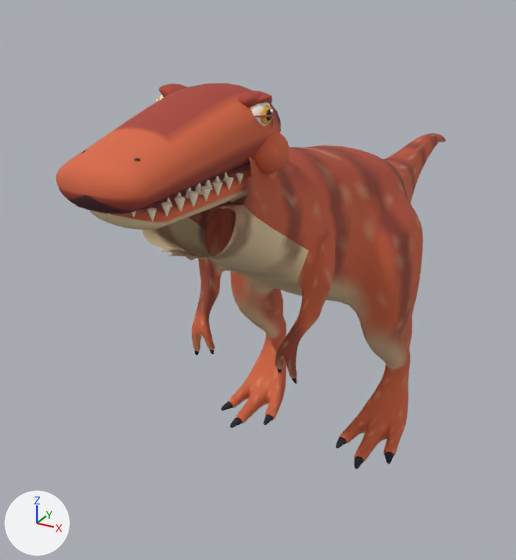
Before and after pictures for a commit that changed the glTF model assets/models/dinos/trex.glb.
Camera for both pictures: a 50 mm camera at (10.5, -24.6, 18.3) aimed at (-2.5, -1.0, 6.4). The axes (+X, +Y, +Z) are drawn at lower left. The lights are the same throughout. The first picture is the older version. Where no turn or scale is listed for an object, it has been applied to the vertices. Vertices at exactly the same position are counted once.

Script lines for the objects in view, before the commit:
```python
me_mesh_0 = bpy.data.meshes.new('Mesh_0')
me_mesh_0.from_pydata(...)  # 8053 vertices, 16022 faces; spans x -3.9..3.9, y -10.4..16.5, z 0.0..14.5
me_mesh_0.materials.append(mat_dinosaur_vertex_palette)
me_mesh_1 = bpy.data.meshes.new('Mesh_1')
me_mesh_1.from_pydata(...)  # 2243 vertices, 4360 faces; spans x -2.02..2.02, y -5.35..2.04, z -1.34..1.76
me_mesh_1.materials.append(mat_material_1)
me_mesh_2 = bpy.data.meshes.new('Mesh_2')
me_mesh_2.from_pydata(...)  # 800 vertices, 1568 faces; spans x -1.8..1.79, y -0.27..0.51, z 0.72..1.51
me_mesh_2.materials.append(mat_material_2)
me_mesh_3 = bpy.data.meshes.new('Mesh_3')
me_mesh_3.from_pydata(...)  # 288 vertices, 504 faces; spans x -1.88..1.88, y -0.39..0.39, z -0.05..0.05
me_mesh_3.materials.append(mat_material_1)
me_mesh_4 = bpy.data.meshes.new('Mesh_4')
me_mesh_4.from_pydata(...)  # 508 vertices, 1008 faces; spans x -1.73..1.73, y -0.44..0.2, z 1.33..1.62
me_mesh_4.materials.append(mat_material_1)
me_mesh_5 = bpy.data.meshes.new('Mesh_5')
me_mesh_5.from_pydata(...)  # 1253 vertices, 2420 faces; spans x -1.52..1.52, y -4.83..1.01, z -1.05..0.24
me_mesh_5.materials.append(mat_material_1)
ob_faceeyelids = bpy.data.objects.new('FaceEyelids', me_mesh_3)
ob_faceeyelids.location = (0.0, -8.1, 14.72)
ob_faceeyes = bpy.data.objects.new('FaceEyes', me_mesh_2)
ob_faceeyes.parent = ob_detailedface
ob_faceeyes.location = (0.0, 0.0, 0.0)
ob_mesh_1 = bpy.data.objects.new('mesh_1', me_mesh_1)
ob_mesh_1.location = (0.0, -7.98, 13.61)
ob_mesh_4 = bpy.data.objects.new('mesh_4', me_mesh_4)
ob_mesh_4.location = (0.0, -7.98, 13.61)
ob_mesh_5 = bpy.data.objects.new('mesh_5', me_mesh_5)
ob_mesh_5.location = (0.0, -7.5, 13.26)
ob_trex = bpy.data.objects.new('Trex', me_mesh_0)
ob_trex.location = (0.0, 0.0, 0.0)
```
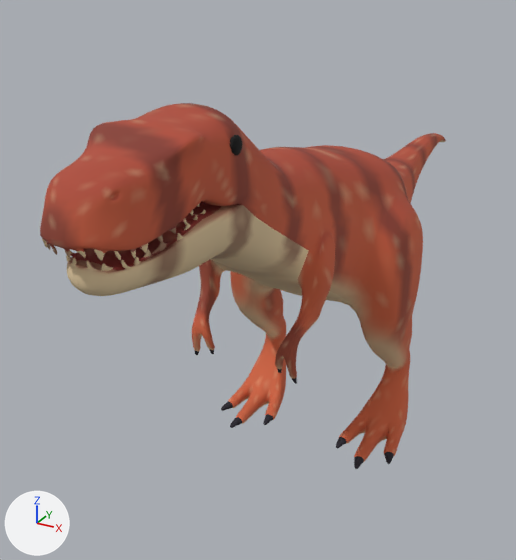
Edits to the bpy script that builds the scene:
```text
Change me_mesh_0:
    used by ob_trex; location = (0.0, 0.0, 0.0)
    remove me_mesh_0.from_pydata(...)  # 8053 vertices, 16022 faces; spans x -3.9..3.9, y -10.4..16.5, z 0.0..14.5
    add me_mesh_0.from_pydata(...)  # 13986 vertices, 27968 faces; spans x -3.9..3.9, y -14.4..16.5, z 0.0..15.0
    me_mesh_0 part 1: 5933 vertices added at x -1.6..1.6, y -14.4..-8.3, z 11.0..15.0
Add me_mesh_2_1:
    me_mesh_2_1.from_pydata(...)  # 204 vertices, 352 faces; spans x -0.121..0.121, y -0.27..0.27, z -0.27..0.27
    me_mesh_2_1.materials.append(mat_material_1)
Remove ob_mesh_1:
    ob_mesh_1 = bpy.data.objects.new('mesh_1', me_mesh_1)
    ob_mesh_1.location = (0.0, -7.98, 13.61)
Change ob_faceeyes:
    remove ob_faceeyes.parent = ob_detailedface
    ob_faceeyes: bpy.data.objects.new('FaceEyes', me_mesh_2) -> bpy.data.objects.new('FaceEyes', None)
    ob_faceeyes.location: (0.0, 0.0, 0.0) -> (-0.00189, -8.284, 13.13)
    ob_faceeyes.rotation_euler: (0.0, 0.0, 0.0) -> (1.535, -2.617, 0.0159)  # degrees (0, 0, 0) -> degrees (88, -150, 0.9)
    ob_faceeyes.scale: (1.0, 1.0, 1.0) -> (3.0, 3.0, 3.0)
Remove ob_faceeyelids:
    ob_faceeyelids = bpy.data.objects.new('FaceEyelids', me_mesh_3)
    ob_faceeyelids.location = (0.0, -8.1, 14.72)
Remove ob_mesh_4:
    ob_mesh_4 = bpy.data.objects.new('mesh_4', me_mesh_4)
    ob_mesh_4.location = (0.0, -7.98, 13.61)
Remove ob_mesh_5:
    ob_mesh_5 = bpy.data.objects.new('mesh_5', me_mesh_5)
    ob_mesh_5.location = (0.0, -7.5, 13.26)
Add ob_eyedotright:
    ob_eyedotright = bpy.data.objects.new('EyeDotRight', me_mesh_2_1)
    ob_eyedotright.location = (1.45, -9.4, 14.16)
```

What differs and where, as boxes (x1, y1, x2, y2) in the pictures (516 x 560 px):
'Trex', reshaped (33% wider, 9% taller): before (142, 133, 446, 469); after (40, 103, 446, 469)
'mesh_1', deleted (orange): before (56, 83, 289, 222)
'mesh_5', deleted (brown): before (89, 164, 277, 230)
'FaceEyes', no longer drawn: before (156, 95, 273, 126)
'EyeDotRight', added: after (230, 135, 242, 156)
'mesh_4', deleted (mostly hidden): before (159, 85, 272, 103)
'FaceEyelids', deleted (mostly hidden): before (254, 112, 276, 117)
part 1 of me_mesh_0, added (red): after (40, 103, 252, 296)
